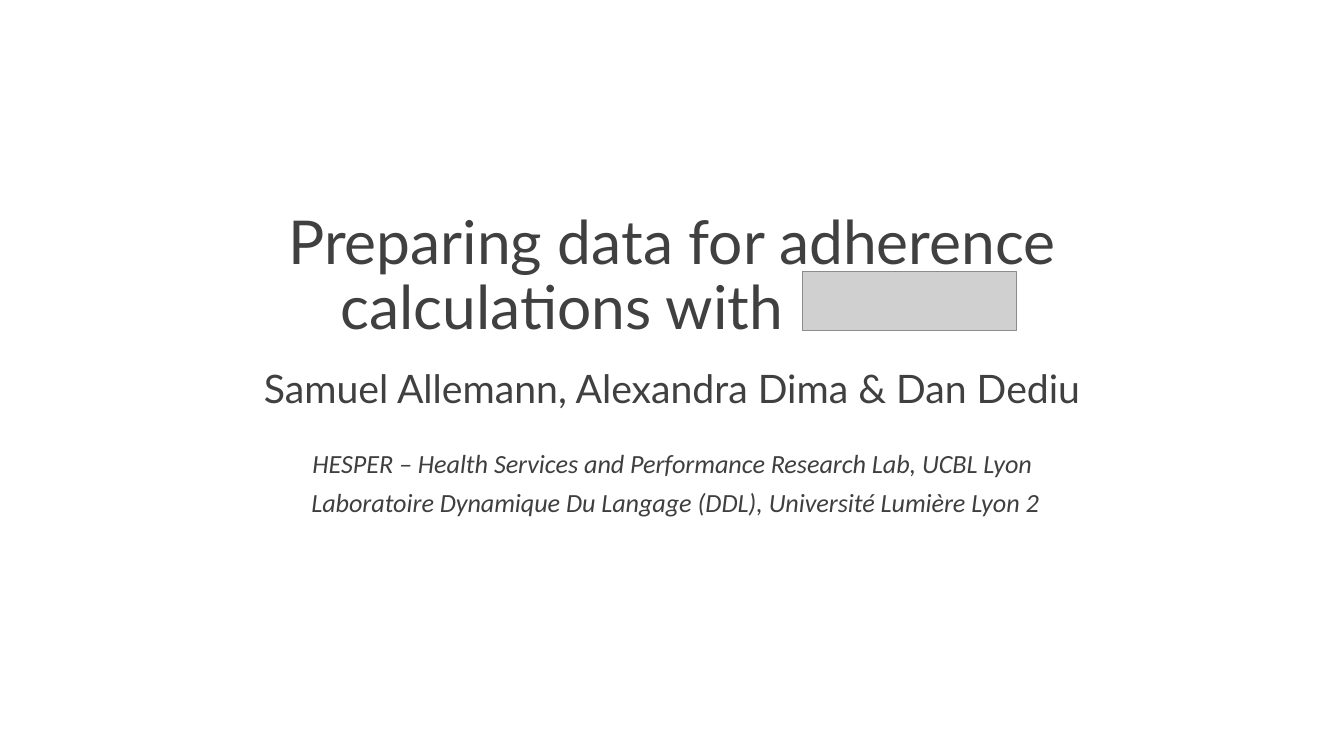
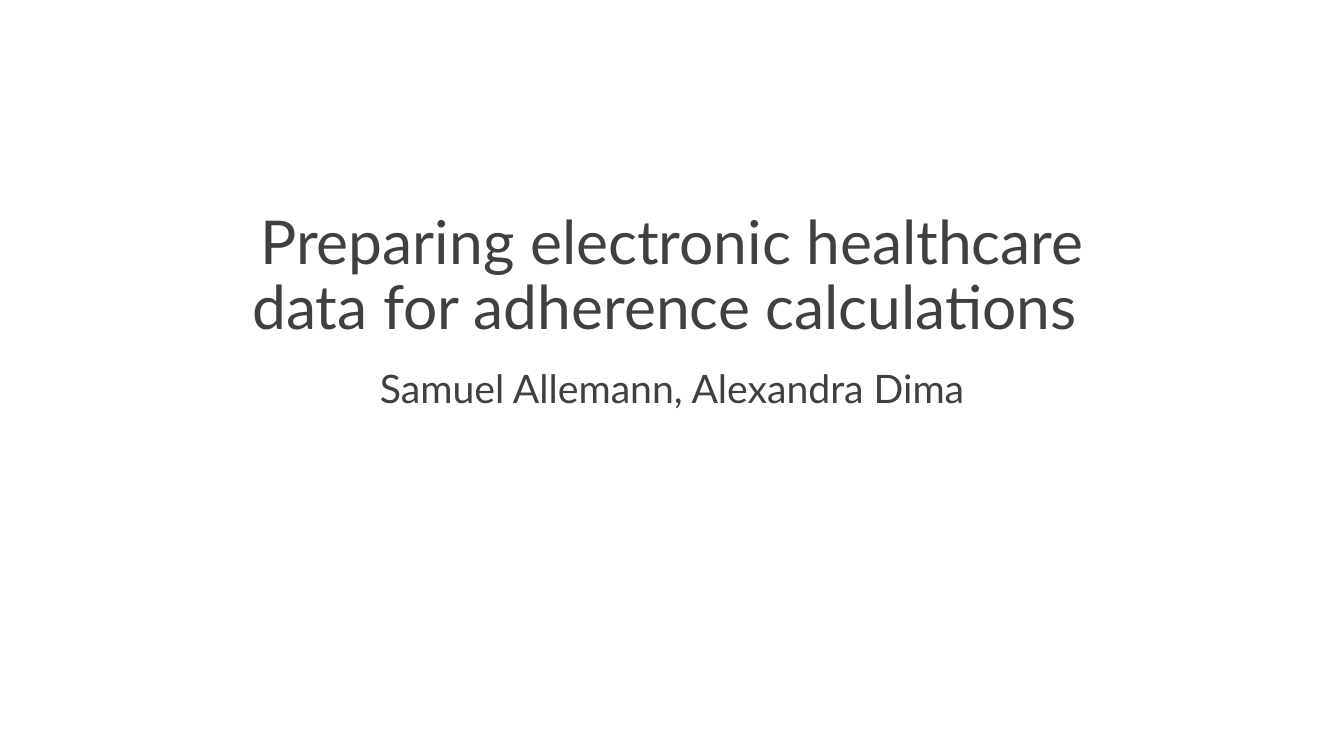
Before and after one commit to Masswear/ESPACOMP-AdhereR-Workshop, a slide deck: slide 1 of 2019/ADA_2019_EHD_Data_preparation.pptx. Drawn at 1344x756 pixels with LibreOffice and Linux fonts; fonts in the diff are those of the drawing; grey boxes stand for pictures; background and template pictures are left out. Boxes give left, top, right and bottom in pixels: in the first picture for what was removed or moved away, otherwise in the second. Text is boxed around its words. In the diff, an @@ line names an element or a change of style, - is before the commit and + after.

```diff
--- a/2019/ADA_2019_EHD_Data_preparation.pptx
+++ b/2019/ADA_2019_EHD_Data_preparation.pptx
@@ title at (252, 219, 1083, 330): text changed @@
-Preparing data for adherence calculations with .
+Preparing electronic healthcare data for adherence calculations
@@ picture removed at (803, 271, 1017, 331) @@
@@ subtitle at (380, 374, 964, 408): text changed @@
-Samuel Allemann, Alexandra Dima & Dan Dediu
+Samuel Allemann, Alexandra Dima
@@ text removed at (312, 455, 1031, 478) @@
-HESPER – Health Services and Performance Research Lab, UCBL Lyon
@@ text removed at (311, 493, 1039, 517) @@
-Laboratoire Dynamique Du Langage (DDL), Université Lumière Lyon 2
```
Also in this commit, not shown: 2 other files.
